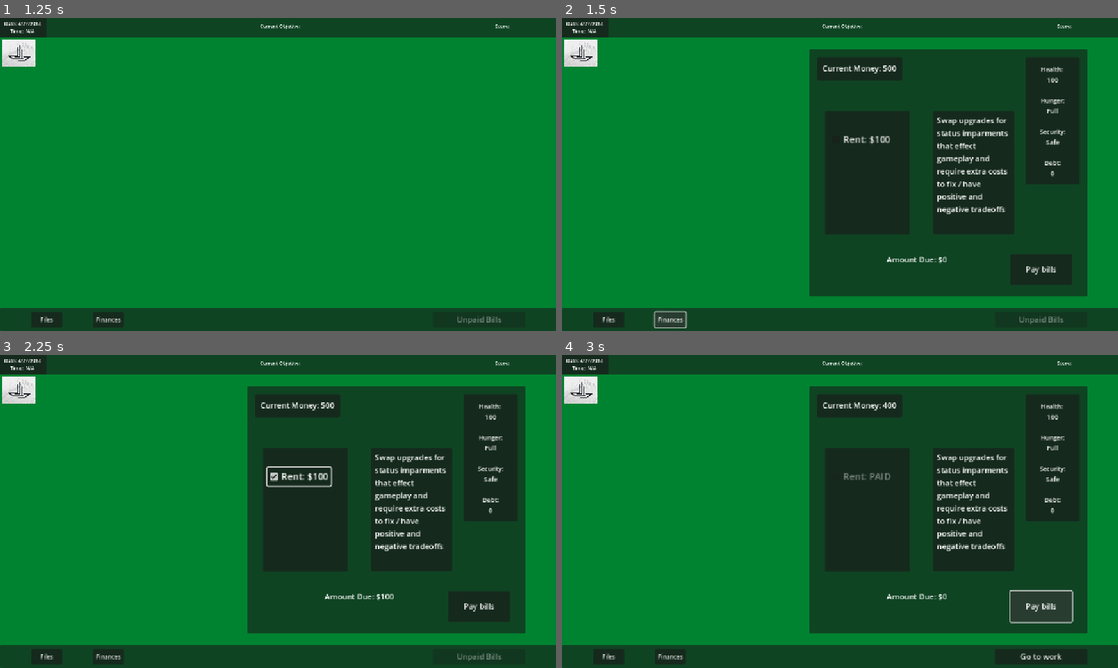
Above: before the commit, frames 1-4 (two rows, left to right).
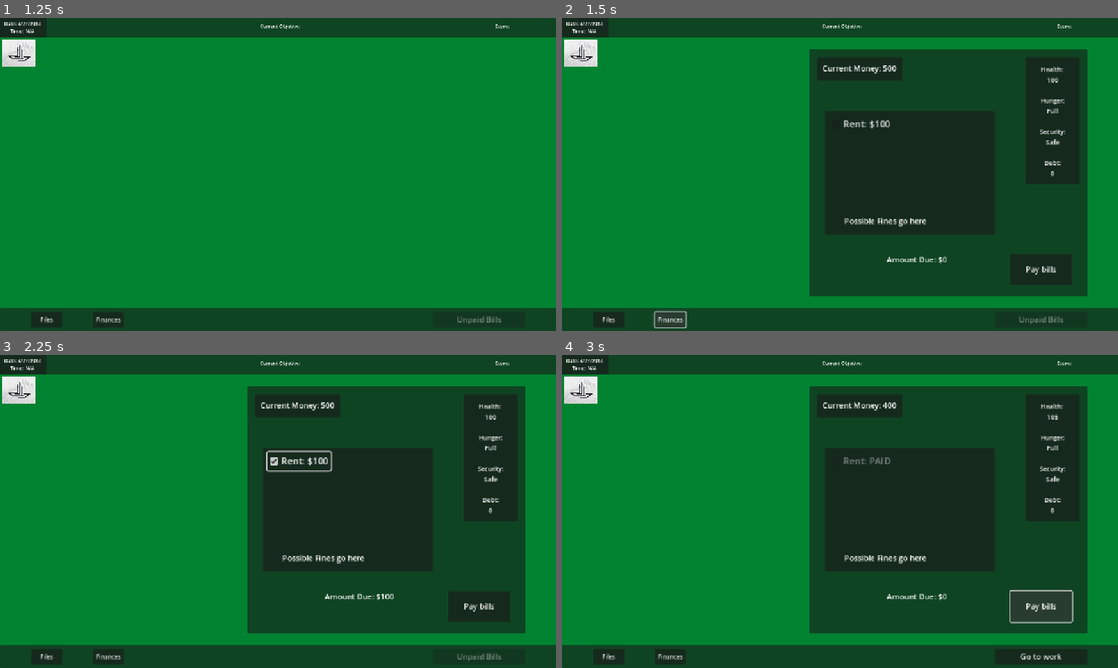
Above: after the commit, the same moments.

Repository: andrewpressman/Operation-OS
Game: Godot game, scene res://Menu/MainMenu.tscn
Two runs of this game, one before a commit and one after it. Both use one fixed random seed, a clock stepped at 60 frames per second and the inputs below.
Inputs:
- Up to frame 1 (1.25 s): click "New Game" at 0.5 s
- Up to frame 2 (1.5 s): click "Finances" at 1.25 s
- Up to frame 3 (2.25 s): click "Rent: $100" at 2 s
- Up to frame 4 (3 s): click "Pay bills" at 2.75 s

Frame 1 is identical in both runs. In frame 2, 4.1% of the frame differs, in the area x 50-82%, y 29-70%; in frame 3, 4.5%, in the area x 47-82%, y 29-70%; in frame 4, 4.0%.

Commit message:
Implemented stats and variable food/meds quality

Diff:
--- a/Home/HomeDesktop.tscn
+++ b/Home/HomeDesktop.tscn
@@ -8,9 +8,9 @@
 
 [node name="HomeScreen" type="Node2D"]
 script = ExtResource("1_h8ttb")
-HealthChange = 5
-HungerChange = 5
-SecurityChange = 5
+HealthChange = 4
+HungerChange = 4
+SecurityChange = 4
 
 [node name="Background" type="ColorRect" parent="."]
 offset_right = 1152.0
@@ -162,53 +162,97 @@
 layout_mode = 0
 offset_left = 32.0
 offset_top = 128.0
-offset_right = 208.0
+offset_right = 384.0
 offset_bottom = 384.0
 
 [node name="Rent" type="CheckBox" parent="Finances/Bills"]
 layout_mode = 0
 offset_left = 9.0
-offset_top = 40.0
+offset_top = 8.0
 offset_right = 117.82
-offset_bottom = 71.0
+offset_bottom = 39.0
 scale = Vector2(1.2, 1.2)
 text = " Rent: XXX"
 
 [node name="Food" type="CheckBox" parent="Finances/Bills"]
 layout_mode = 0
 offset_left = 9.0
-offset_top = 80.0
+offset_top = 48.0
 offset_right = 118.0
-offset_bottom = 111.0
-scale = Vector2(1.2, 1.2)
-text = " Food: XXX"
+offset_bottom = 79.0
+scale = Vector2(1.2, 1.2)
+text = " Food: "
+
+[node name="FoodQuality" type="OptionButton" parent="Finances/Bills"]
+layout_mode = 0
+offset_left = 176.0
+offset_top = 56.0
+offset_right = 296.0
+offset_bottom = 87.0
+selected = 0
+item_count = 4
+popup/item_0/text = "Quality"
+popup/item_0/id = 0
+popup/item_0/disabled = true
+popup/item_1/text = "Low"
+popup/item_1/id = 1
+popup/item_2/text = "Medium"
+popup/item_2/id = 2
+popup/item_3/text = "High"
+popup/item_3/id = 3
 
 [node name="Meds" type="CheckBox" parent="Finances/Bills"]
 layout_mode = 0
 offset_left = 9.0
-offset_top = 120.0
+offset_top = 88.0
 offset_right = 122.0
-offset_bottom = 151.0
-scale = Vector2(1.2, 1.2)
-text = " Meds: XXX"
+offset_bottom = 119.0
+scale = Vector2(1.2, 1.2)
+text = " Meds: "
+
+[node name="MedsQuality" type="OptionButton" parent="Finances/Bills"]
+layout_mode = 0
+offset_left = 176.0
+offset_top = 96.0
+offset_right = 296.0
+offset_bottom = 127.0
+selected = 0
+item_count = 4
+popup/item_0/text = "Quality"
+popup/item_0/id = 0
+popup/item_0/disabled = true
+popup/item_1/text = "Low"
+popup/item_1/id = 1
+popup/item_2/text = "Medium"
+popup/item_2/id = 2
+popup/item_3/text = "High"
+popup/item_3/id = 3
 
 [node name="Security" type="CheckBox" parent="Finances/Bills"]
 layout_mode = 0
 offset_left = 9.0
-offset_top = 160.0
+offset_top = 128.0
 offset_right = 142.0
-offset_bottom = 191.0
+offset_bottom = 159.0
 scale = Vector2(1.2, 1.2)
 text = " Security: XXX"
 
 [node name="Debt" type="CheckBox" parent="Finances/Bills"]
 layout_mode = 0
 offset_left = 9.0
-offset_top = 200.0
+offset_top = 168.0
 offset_right = 142.0
-offset_bottom = 231.0
+offset_bottom = 199.0
 scale = Vector2(1.2, 1.2)
 text = " Debt: XXX"
+
+[node name="TEMP" type="Label" parent="Finances/Bills"]
+layout_mode = 0
+offset_left = 40.0
+offset_top = 216.0
+offset_right = 211.0
+offset_bottom = 239.0
+text = "Possible Fines go here"
 
 [node name="AmountDue" type="Label" parent="Finances"]
 layout_mode = 0
@@ -225,23 +269,6 @@
 offset_right = 544.0
 offset_bottom = 488.0
 text = "Pay bills"
-
-[node name="Upgrades" type="Panel" parent="Finances"]
-layout_mode = 0
-offset_left = 256.0
-offset_top = 128.0
-offset_right = 424.0
-offset_bottom = 383.0
-
-[node name="TEMP" type="Label" parent="Finances/Upgrades"]
-layout_mode = 0
-offset_left = 8.0
-offset_top = 8.0
-offset_right = 160.0
-offset_bottom = 248.0
-text = "Swap upgrades for status imparments that effect gameplay and require extra costs to fix / have positive and negative tradeoffs
-"
-autowrap_mode = 3
 
 [node name="Files" type="Panel" parent="."]
 offset_left = 80.0
@@ -270,7 +297,9 @@
 [connection signal="pressed" from="Taskbar/GoWork" to="." method="GoWork"]
 [connection signal="pressed" from="Finances/Bills/Rent" to="Finances" method="ToggleRent"]
 [connection signal="pressed" from="Finances/Bills/Food" to="Finances" method="ToggleFood"]
+[connection signal="item_selected" from="Finances/Bills/FoodQuality" to="Finances" method="foodSelected"]
 [connection signal="pressed" from="Finances/Bills/Meds" to="Finances" method="ToggleMeds"]
+[connection signal="item_selected" from="Finances/Bills/MedsQuality" to="Finances" method="MedsSelected"]
 [connection signal="pressed" from="Finances/Bills/Security" to="Finances" method="ToggleSecurity"]
 [connection signal="pressed" from="Finances/Bills/Debt" to="Finances" method="ToggleDebt"]
 [connection signal="pressed" from="Finances/Pay" to="Finances" method="PayBills"]
--- a/Home/finances.gd
+++ b/Home/finances.gd
@@ -23,24 +23,28 @@
 	PaidMeds = false
 	PaidSecurity = false
 	PaidDebt = false
+	$Bills/Food.disabled = true
+	$Bills/Meds.disabled = true
 	SetAvailable()
 
 	if GlobalVar.CurrentLevel == 0:
 		$Bills/Food.visible = false
+		$Bills/FoodQuality.visible = false
 		$Bills/Meds.visible = false
+		$Bills/MedsQuality.visible = false
 		$Bills/Security.visible = false
+		$Bills/Security.disabled = true
 		$Bills/Debt.visible = false
 		PaidFood = true
 		PaidMeds = true
 		PaidSecurity = true
+
 
 func SetAvailable(): #Other bills can only be paid when debt is 0 (Or some arbitray value)
 	if GlobalVar.Debt == 0:
 		if !PaidRent && !PaidFood && !PaidMeds && !PaidSecurity:
 			$Bills/Debt.visible = false
 			$Bills/Rent.disabled = false
-			$Bills/Food.disabled = false
-			$Bills/Meds.disabled = false
 			$Bills/Security.disabled = false
 
 	else:
@@ -99,8 +103,6 @@
 		GlobalVar.SecurityPrice += GlobalVar.SecurityIncrease * GlobalVar.CurrentLevel
 
 	$Bills/Rent.text = "Rent: $" + str(GlobalVar.RentPrice)
-	$Bills/Food.text = "Food: $" + str(GlobalVar.FoodPrice)
-	$Bills/Meds.text = "Meds: $" + str(GlobalVar.MedsPrice)
 	$Bills/Security.text = "Security: $" + str(GlobalVar.SecurityPrice)
 
 	if GlobalVar.Money > GlobalVar.Debt:
@@ -119,6 +121,17 @@
 		CurrentDebt = (GlobalVar.Money - AmountDue) * -1 + GlobalVar.Debt
 		GlobalVar.Debt = CurrentDebt
 
+	match $Bills/FoodQuality.get_selected_id():
+			1:
+				HungerChange = HungerChange / 2
+			3:
+				HungerChange = HungerChange * 2
+
+	match $Bills/MedsQuality.get_selected_id():
+			1:
+				HealthChange = HealthChange / 2
+			3:
+				HealthChange = HealthChange * 2
 
 	if PaidRent:
 		$Bills/Rent.text = "Rent: PAID"
@@ -126,17 +139,17 @@
 		$Bills/Rent.button_pressed = false
 	if PaidFood:
 		$Bills/Food.text = "Food: PAID"
-		GlobalVar.Hunger = GlobalVar.Hunger - (HungerChange * GlobalVar.CurrentLevel)
+		GlobalVar.Hunger = GlobalVar.Hunger + (HungerChange)
 		$Bills/Food.disabled = true
 		$Bills/Food.button_pressed = false
 	if PaidMeds:
 		$Bills/Meds.text = "Meds: PAID"
-		GlobalVar.Health = GlobalVar.Health + (HealthChange * GlobalVar.CurrentLevel)
+		GlobalVar.Health = GlobalVar.Health + (HealthChange)
 		$Bills/Meds.disabled = true
 		$Bills/Meds.button_pressed = false
 	if PaidSecurity:
 		$Bills/Security.text = "Security: PAID"
-		GlobalVar.Security = GlobalVar.Security - (SecurityChange * GlobalVar.CurrentLevel)
+		GlobalVar.Security = GlobalVar.Security + (SecurityChange)
 		$Bills/Security.disabled = true
 		$Bills/Security.button_pressed = false
 	if PaidDebt:
@@ -161,23 +174,72 @@
 	if PaidRent:
 		AmountDue += GlobalVar.RentPrice
 	else:
-		AmountDue += -GlobalVar.RentPrice
-	UpdateDue()
+		AmountDue -= GlobalVar.RentPrice
+	UpdateDue()
+
+func foodSelected(input):
+	$Bills/Food.disabled = false
+	match input:
+		1:
+			$Bills/Food.text = "Food: $" + str(GlobalVar.FoodPrice / 2)
+		2:
+			$Bills/Food.text = "Food: $" + str(GlobalVar.FoodPrice)
+		3:
+			$Bills/Food.text = "Food: $" + str(GlobalVar.FoodPrice * 2)
+
+func MedsSelected(input):
+	$Bills/Meds.disabled = false
+	match input:
+		1:
+			$Bills/Meds.text = "Meds: $" + str(GlobalVar.MedsPrice / 2)
+		2:
+			$Bills/Meds.text = "Meds: $" + str(GlobalVar.MedsPrice)
+		3:
+			$Bills/Meds.text = "Meds: $" + str(GlobalVar.MedsPrice * 2)
 
 func ToggleFood():
 	PaidFood = !PaidFood
 	if PaidFood:
-		AmountDue += GlobalVar.FoodPrice
-	else:
-		AmountDue += -GlobalVar.FoodPrice
+		$Bills/FoodQuality.disabled = true
+		match $Bills/FoodQuality.get_selected_id():
+			1:
+				AmountDue += GlobalVar.FoodPrice / 2
+			2:
+				AmountDue += GlobalVar.FoodPrice
+			3:
+				AmountDue += GlobalVar.FoodPrice * 2
+
+	else:
+		$Bills/FoodQuality.disabled = false
+		match $Bills/FoodQuality.get_selected_id():
+			1:
+				AmountDue -= GlobalVar.FoodPrice / 2
+			2:
+				AmountDue -= GlobalVar.FoodPrice
+			3:
+				AmountDue -= GlobalVar.FoodPrice * 2
 	UpdateDue()
 
 func ToggleMeds():
 	PaidMeds = !PaidMeds
 	if PaidMeds:
-		AmountDue += GlobalVar.MedsPrice
-	else:
-		AmountDue += -GlobalVar.MedsPrice
+		$Bills/MedsQuality.disabled = true
+		match $Bills/MedsQuality.get_selected_id():
+			1:
+				AmountDue += GlobalVar.MedsPrice / 2
+			2:
+				AmountDue += GlobalVar.MedsPrice
+			3:
+				AmountDue += GlobalVar.MedsPrice * 2
+	else:
+		$Bills/MedsQuality.disabled = false
+		match $Bills/MedsQuality.get_selected_id():
+			1:
+				AmountDue -= GlobalVar.MedsPrice / 2
+			2:
+				AmountDue -= GlobalVar.MedsPrice
+			3:
+				AmountDue -= GlobalVar.MedsPrice * 2
 	UpdateDue()
 
 func ToggleSecurity():
@@ -185,7 +247,7 @@
 	if PaidSecurity:
 		AmountDue += GlobalVar.SecurityPrice
 	else:
-		AmountDue += -GlobalVar.SecurityPrice
+		AmountDue -= GlobalVar.SecurityPrice
 	UpdateDue()
 
 func ToggleDebt():
--- a/Work/WorkController.gd
+++ b/Work/WorkController.gd
@@ -121,6 +121,9 @@
 
 #Go to home Desktop
 func GoHome():
+	GlobalVar.Health = GlobalVar.Health - (10 + GlobalVar.CurrentLevel)
+	GlobalVar.Hunger = GlobalVar.Hunger - (10 + GlobalVar.CurrentLevel)
+	GlobalVar.Security = GlobalVar.Security - (10 + GlobalVar.CurrentLevel)
 	get_tree().change_scene_to_file("res://Home/HomeDesktop.tscn")
 
 #Check lives
